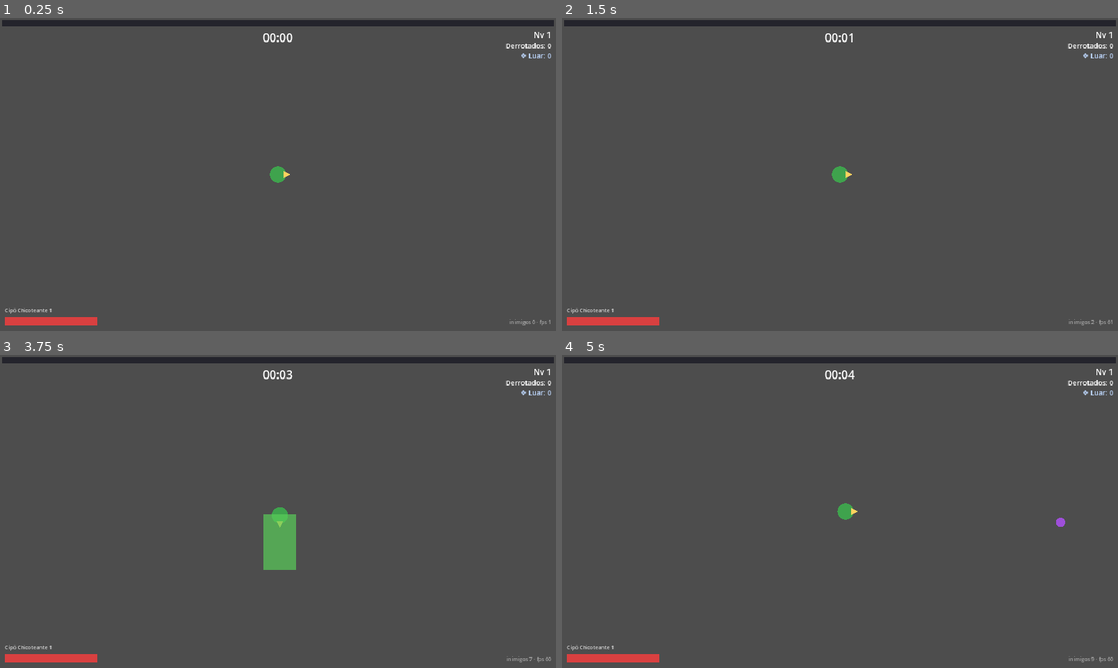
Above: before the commit, frames 1-4 (two rows, left to right).
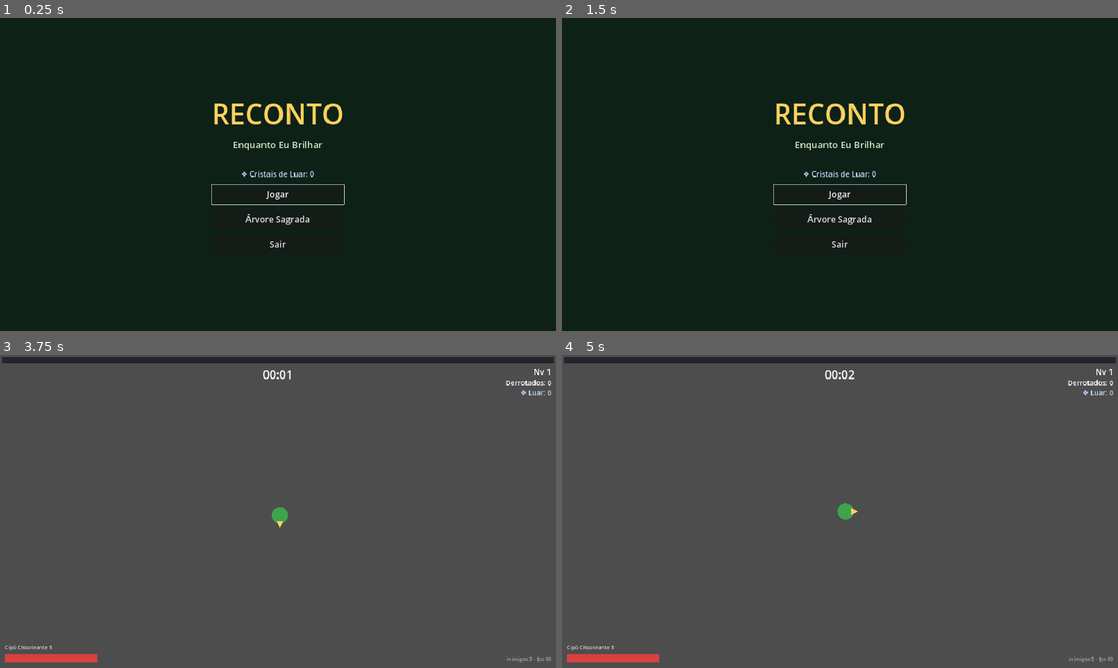
Above: after the commit, the same moments.

Repository: DevAndreNarcizo/RECONTO-While-I-Shine
Game: Godot game, scene res://scenes/Main.tscn
The game is run twice, just before and just after one commit, with the same random seed, the same clock (stepped at 60 frames per second) and the same inputs. Before the commit the project starts from res://scenes/world/World.tscn.
Inputs (mouse positions are in pixels of both pictures, inside the frame that each line leads up to):
- Up to frame 1 (0.25 s): no input
- Up to frame 2 (1.5 s): click (840, 218) at 0.5 s, where only the run after the commit has a clickable "Árvore Sagrada"; click (840, 262) at 1.25 s, where only the run after the commit has a clickable "Voltar"
- Up to frame 3 (3.75 s): click (278, 530) at 2 s, where only the run after the commit has a clickable "Jogar"; hold D (move_right) 2.78-3.53 s; tap Enter at 3.5 s; hold S (move_down) from 3.53 s (still down)
- Up to frame 4 (5 s): release S (move_down) at 4.28 s; hold D (move_right) from 4.28 s (still down)

The runs differ from the first frame. In frame 1, 98% of the frame differs, in the area x 0-100%, y 0-100%; in frame 2, 98%; in frame 3, 1.1%; in frame 4, less than 0.1%.

Commit message:
feat: meta-progressao, save e arvore sagrada
Fragmentos de Luar como drop raro (5%) pooled, Luar final da run por
desempenho (fragmentos + kills + nível, com multiplicador da árvore),
SaveManager real com escrita atômica em user://save.json (tmp+rename),
Árvore Sagrada com 7 upgrades permanentes montados da tabela de
balanceamento, menu principal e fluxo menu → run → fim → árvore.

Co-Authored-By: Claude Fable 5 <noreply@anthropic.com>

Diff:
--- a/game/data/balance.gd
+++ b/game/data/balance.gd
@@ -10,8 +10,27 @@
 const RUN_DURATION := 30.0 * 60.0
 const DEV_RUN_DURATION := 5.0 * 60.0
 
+# --- Cristais de Luar (meta) ---
+const LUAR_DROP_CHANCE := 0.05  # chance de inimigo dropar 1 fragmento
+
+## Upgrades permanentes da Árvore Sagrada. Os valores aplicados por nível
+## estão em SaveManager.apply_tree_bonuses() — manter os textos em sincronia.
+const TREE_UPGRADES := {
+	&"vida": {"name": "Raiz Funda", "desc": "+10 de Vida Máxima por nível", "max_level": 5, "base_cost": 10},
+	&"dano": {"name": "Seiva Brava", "desc": "+5% de Dano por nível", "max_level": 5, "base_cost": 15},
+	&"velocidade": {"name": "Vento nas Folhas", "desc": "+3 de Velocidade por nível", "max_level": 5, "base_cost": 12},
+	&"sorte": {"name": "Trevo da Copa", "desc": "+5% de Sorte por nível", "max_level": 5, "base_cost": 15},
+	&"magnetismo": {"name": "Chamado da Luz", "desc": "+15 de Magnetismo por nível", "max_level": 5, "base_cost": 8},
+	&"armadura": {"name": "Casca Grossa", "desc": "+1 de Armadura por nível", "max_level": 3, "base_cost": 25},
+	&"luar": {"name": "Luar Fértil", "desc": "+10% de ganho de Luar por nível", "max_level": 5, "base_cost": 20},
+}
+
 static func xp_for_level(level: int) -> float:
 	return ceilf(XP_BASE * pow(XP_GROWTH, level - 1))
 
 static func run_duration() -> float:
 	return DEV_RUN_DURATION if DEV_MODE else RUN_DURATION
+
+## Luar ganho ao fim da run: fragmentos coletados + desempenho (kills, nível).
+static func luar_for_run(run_luar: int, kills: int, level: int, luar_mult: float) -> int:
+	return int(roundf((run_luar + kills / 20.0 + level) * luar_mult))
--- a/game/project.godot
+++ b/game/project.godot
@@ -6,7 +6,7 @@
 
 config/name="RECONTO"
 config/description="RECONTO: Enquanto Eu Brilhar — bullet heaven de folclore brasileiro. Você é uma lenda defendendo a mata da Corrupção."
-run/main_scene="res://scenes/world/World.tscn"
+run/main_scene="res://scenes/Main.tscn"
 config/features=PackedStringArray("4.3")
 config/icon="res://icon.svg"
 
--- a/game/scenes/Main.tscn
+++ b/game/scenes/Main.tscn
@@ -1,4 +1,6 @@
-[gd_scene format=3]
+[gd_scene load_steps=2 format=3]
+
+[ext_resource type="Script" path="res://scripts/ui/main_menu.gd" id="1"]
 
 [node name="Main" type="Control"]
 layout_mode = 3
@@ -7,6 +9,7 @@
 anchor_bottom = 1.0
 grow_horizontal = 2
 grow_vertical = 2
+script = ExtResource("1")
 
 [node name="Background" type="ColorRect" parent="."]
 layout_mode = 1
@@ -15,16 +18,59 @@
 anchor_bottom = 1.0
 grow_horizontal = 2
 grow_vertical = 2
-color = Color(0.07, 0.2, 0.125, 1)
+color = Color(0.05, 0.13, 0.09, 1)
 
-[node name="Label" type="Label" parent="."]
+[node name="Center" type="CenterContainer" parent="."]
 layout_mode = 1
 anchors_preset = 15
 anchor_right = 1.0
 anchor_bottom = 1.0
 grow_horizontal = 2
 grow_vertical = 2
-theme_override_font_sizes/font_size = 48
-text = "RECONTO — dev build"
+
+[node name="VBox" type="VBoxContainer" parent="Center"]
+layout_mode = 2
+theme_override_constants/separation = 18
+
+[node name="Title" type="Label" parent="Center/VBox"]
+layout_mode = 2
+theme_override_colors/font_color = Color(1, 0.82, 0.37, 1)
+theme_override_font_sizes/font_size = 96
+text = "RECONTO"
 horizontal_alignment = 1
-vertical_alignment = 1
+
+[node name="Subtitle" type="Label" parent="Center/VBox"]
+layout_mode = 2
+theme_override_colors/font_color = Color(0.85, 0.9, 0.8, 1)
+theme_override_font_sizes/font_size = 32
+text = "Enquanto Eu Brilhar"
+horizontal_alignment = 1
+
+[node name="Spacer" type="Control" parent="Center/VBox"]
+custom_minimum_size = Vector2(0, 24)
+layout_mode = 2
+
+[node name="LuarLabel" type="Label" parent="Center/VBox"]
+layout_mode = 2
+theme_override_colors/font_color = Color(0.75, 0.85, 1, 1)
+theme_override_font_sizes/font_size = 26
+text = "❖ Cristais de Luar: 0"
+horizontal_alignment = 1
+
+[node name="Play" type="Button" parent="Center/VBox"]
+custom_minimum_size = Vector2(360, 68)
+layout_mode = 2
+theme_override_font_sizes/font_size = 30
+text = "Jogar"
+
+[node name="Tree" type="Button" parent="Center/VBox"]
+custom_minimum_size = Vector2(360, 68)
+layout_mode = 2
+theme_override_font_sizes/font_size = 30
+text = "Árvore Sagrada"
+
+[node name="Quit" type="Button" parent="Center/VBox"]
+custom_minimum_size = Vector2(360, 68)
+layout_mode = 2
+theme_override_font_sizes/font_size = 30
+text = "Sair"
--- /dev/null
+++ b/game/scenes/pickups/LuarShard.tscn
@@ -0,0 +1,15 @@
+[gd_scene load_steps=3 format=3]
+
+[ext_resource type="Script" path="res://scripts/pickups/luar_shard.gd" id="1"]
+
+[sub_resource type="CircleShape2D" id="1"]
+radius = 8.0
+
+[node name="LuarShard" type="Area2D"]
+collision_layer = 4
+collision_mask = 0
+monitoring = false
+script = ExtResource("1")
+
+[node name="CollisionShape2D" type="CollisionShape2D" parent="."]
+shape = SubResource("1")
--- a/game/scenes/ui/EndScreen.tscn
+++ b/game/scenes/ui/EndScreen.tscn
@@ -43,7 +43,13 @@
 horizontal_alignment = 1
 
 [node name="Restart" type="Button" parent="Dim/Center/Panel/VBox"]
-custom_minimum_size = Vector2(280, 64)
+custom_minimum_size = Vector2(320, 64)
 layout_mode = 2
 theme_override_font_sizes/font_size = 26
-text = "Voltar ao início"
+text = "Jogar de novo"
+
+[node name="TreeButton" type="Button" parent="Dim/Center/Panel/VBox"]
+custom_minimum_size = Vector2(320, 64)
+layout_mode = 2
+theme_override_font_sizes/font_size = 26
+text = "Árvore Sagrada"
--- /dev/null
+++ b/game/scenes/ui/SacredTree.tscn
@@ -0,0 +1,67 @@
+[gd_scene load_steps=2 format=3]
+
+[ext_resource type="Script" path="res://scripts/ui/sacred_tree.gd" id="1"]
+
+[node name="SacredTree" type="Control"]
+layout_mode = 3
+anchors_preset = 15
+anchor_right = 1.0
+anchor_bottom = 1.0
+grow_horizontal = 2
+grow_vertical = 2
+script = ExtResource("1")
+
+[node name="Background" type="ColorRect" parent="."]
+layout_mode = 1
+anchors_preset = 15
+anchor_right = 1.0
+anchor_bottom = 1.0
+grow_horizontal = 2
+grow_vertical = 2
+color = Color(0.06, 0.11, 0.08, 1)
+
+[node name="Center" type="CenterContainer" parent="."]
+layout_mode = 1
+anchors_preset = 15
+anchor_right = 1.0
+anchor_bottom = 1.0
+grow_horizontal = 2
+grow_vertical = 2
+
+[node name="Panel" type="PanelContainer" parent="Center"]
+layout_mode = 2
+
+[node name="VBox" type="VBoxContainer" parent="Center/Panel"]
+layout_mode = 2
+theme_override_constants/separation = 20
+
+[node name="Title" type="Label" parent="Center/Panel/VBox"]
+layout_mode = 2
+theme_override_colors/font_color = Color(1, 0.82, 0.37, 1)
+theme_override_font_sizes/font_size = 44
+text = "Árvore Sagrada"
+horizontal_alignment = 1
+
+[node name="Hint" type="Label" parent="Center/Panel/VBox"]
+layout_mode = 2
+theme_override_colors/font_color = Color(0.85, 0.9, 0.8, 0.8)
+theme_override_font_sizes/font_size = 20
+text = "Ofereça Cristais de Luar à jabuticabeira anciã para despertar poderes adormecidos."
+horizontal_alignment = 1
+
+[node name="LuarLabel" type="Label" parent="Center/Panel/VBox"]
+layout_mode = 2
+theme_override_colors/font_color = Color(0.75, 0.85, 1, 1)
+theme_override_font_sizes/font_size = 28
+text = "❖ Cristais de Luar: 0"
+horizontal_alignment = 1
+
+[node name="List" type="VBoxContainer" parent="Center/Panel/VBox"]
+layout_mode = 2
+theme_override_constants/separation = 10
+
+[node name="Back" type="Button" parent="Center/Panel/VBox"]
+custom_minimum_size = Vector2(280, 56)
+layout_mode = 2
+theme_override_font_sizes/font_size = 24
+text = "Voltar"
--- a/game/scripts/autoload/game_state.gd
+++ b/game/scripts/autoload/game_state.gd
@@ -34,10 +34,15 @@
 func add_luar(amount: int) -> void:
 	run_luar += amount
 
+var last_luar_gained := 0
+
 func end_run(victory: bool) -> void:
 	if not run_active:
 		return
 	run_active = false
+	var luar_mult := 1.0 + 0.10 * SaveManager.tree_level(&"luar")
+	last_luar_gained = Balance.luar_for_run(run_luar, kills, level, luar_mult)
+	SaveManager.add_luar(last_luar_gained)
 	EventBus.run_ended.emit(victory)
 
 func add_xp(amount: float) -> void:
--- a/game/scripts/autoload/save_manager.gd
+++ b/game/scripts/autoload/save_manager.gd
@@ -1,5 +1,80 @@
 extends Node
-## SaveManager — salvar/carregar progresso permanente (user://).
+## SaveManager — progresso permanente em user://save.json.
+## Escrita ATÔMICA (tmp + rename): fechar o jogo no meio nunca corrompe o save.
 
-# TODO(fase 2): save/load de Cristais de Luar, desbloqueios e upgrades da Árvore Sagrada.
-# Formato planejado: JSON em user://save.json com versionamento de schema.
+const SAVE_PATH := "user://save.json"
+const TMP_PATH := "user://save.json.tmp"
+const SCHEMA_VERSION := 1
+
+var luar := 0
+var tree_levels: Dictionary = {}  # String (id do upgrade) → int (nível)
+
+func _ready() -> void:
+	load_game()
+
+# --- Cristais de Luar ---
+
+func add_luar(amount: int) -> void:
+	luar += amount
+	save_game()
+
+# --- Árvore Sagrada ---
+
+func tree_level(id: StringName) -> int:
+	return int(tree_levels.get(String(id), 0))
+
+func upgrade_cost(id: StringName) -> int:
+	var info: Dictionary = Balance.TREE_UPGRADES[id]
+	return int(info["base_cost"]) * (tree_level(id) + 1)
+
+func can_buy(id: StringName) -> bool:
+	var info: Dictionary = Balance.TREE_UPGRADES[id]
+	return tree_level(id) < int(info["max_level"]) and luar >= upgrade_cost(id)
+
+func buy_upgrade(id: StringName) -> bool:
+	if not can_buy(id):
+		return false
+	luar -= upgrade_cost(id)
+	tree_levels[String(id)] = tree_level(id) + 1
+	save_game()
+	return true
+
+## Bônus permanentes no agregador de stats (textos em Balance.TREE_UPGRADES).
+func apply_tree_bonuses(stats: PlayerStats) -> void:
+	stats.max_hp += 10.0 * tree_level(&"vida")
+	stats.damage_mult += 0.05 * tree_level(&"dano")
+	stats.move_speed += 3.0 * tree_level(&"velocidade")
+	stats.luck += 0.05 * tree_level(&"sorte")
+	stats.magnetism += 15.0 * tree_level(&"magnetismo")
+	stats.armor += 1.0 * tree_level(&"armadura")
+	stats.luar_mult += 0.10 * tree_level(&"luar")
+
+# --- Persistência ---
+
+func save_game() -> void:
+	var data := {
+		"version": SCHEMA_VERSION,
+		"luar": luar,
+		"tree_levels": tree_levels,
+	}
+	var file := FileAccess.open(TMP_PATH, FileAccess.WRITE)
+	if file == null:
+		push_error("SaveManager: não consegui escrever o save (%s)" % FileAccess.get_open_error())
+		return
+	file.store_string(JSON.stringify(data, "\t"))
+	file.close()
+	DirAccess.rename_absolute(TMP_PATH, SAVE_PATH)
+
+func load_game() -> void:
+	if not FileAccess.file_exists(SAVE_PATH):
+		return
+	var parsed: Variant = JSON.parse_string(FileAccess.get_file_as_string(SAVE_PATH))
+	if typeof(parsed) != TYPE_DICTIONARY:
+		push_warning("SaveManager: save ilegível — começando do zero (o arquivo antigo foi mantido)")
+		return
+	luar = int(parsed.get("luar", 0))
+	tree_levels = {}
+	var raw_levels: Variant = parsed.get("tree_levels", {})
+	if typeof(raw_levels) == TYPE_DICTIONARY:
+		for key in raw_levels:
+			tree_levels[String(key)] = int(raw_levels[key])
--- /dev/null
+++ b/game/scripts/pickups/luar_shard.gd
@@ -0,0 +1,39 @@
+class_name LuarShard
+extends Area2D
+## Fragmento de Luar — drop raro que vira Cristal de Luar permanente no fim
+## da run. Mesmo comportamento de coleta da Semente de Luz. Pooled.
+
+const FLY_SPEED := 300.0
+const COLLECT_DISTANCE := 18.0
+
+var _pool: Node
+var _target: Node2D
+
+func setup(pool: Node, pos: Vector2) -> void:
+	_pool = pool
+	global_position = pos
+	_target = null
+	show()
+	set_deferred("monitorable", true)
+	set_physics_process(false)
+
+func magnetize(target: Node2D) -> void:
+	if _target != null:
+		return
+	_target = target
+	set_deferred("monitorable", false)
+	set_physics_process(true)
+
+func _physics_process(delta: float) -> void:
+	global_position = global_position.move_toward(_target.global_position, FLY_SPEED * delta)
+	if global_position.distance_squared_to(_target.global_position) < COLLECT_DISTANCE * COLLECT_DISTANCE:
+		GameState.add_luar(1)
+		EventBus.seed_collected.emit(global_position)
+		_pool.collect_shard(self)
+
+func _draw() -> void:
+	draw_colored_polygon(
+		PackedVector2Array([Vector2(0, -8), Vector2(6, 0), Vector2(0, 8), Vector2(-6, 0)]),
+		Color(0.72, 0.84, 1.0)
+	)
+	draw_circle(Vector2.ZERO, 2.5, Color(0.95, 0.98, 1.0))
--- a/game/scripts/pickups/pickup_pool.gd
+++ b/game/scripts/pickups/pickup_pool.gd
@@ -3,8 +3,10 @@
 ## Pool de Sementes de Luz. Escuta mortes de inimigos (EventBus) e dropa XP.
 
 const SEED_SCENE := preload("res://scenes/pickups/LightSeed.tscn")
+const SHARD_SCENE := preload("res://scenes/pickups/LuarShard.tscn")
 
 var _pool: Array[LightSeed] = []
+var _shard_pool: Array[LuarShard] = []
 
 func _ready() -> void:
 	EventBus.enemy_killed.connect(_on_enemy_killed)
@@ -13,6 +15,8 @@
 	var e := enemy as Enemy
 	if e and e.data:
 		spawn_seed(e.global_position, e.data.xp_value)
+		if randf() < Balance.LUAR_DROP_CHANCE:
+			spawn_shard(e.global_position + Vector2(10, 0))
 
 func spawn_seed(pos: Vector2, xp: int) -> void:
 	var seed_node: LightSeed
@@ -28,3 +32,18 @@
 	seed_node.set_deferred("monitorable", false)
 	seed_node.set_physics_process(false)
 	_pool.push_back(seed_node)
+
+func spawn_shard(pos: Vector2) -> void:
+	var shard: LuarShard
+	if _shard_pool.is_empty():
+		shard = SHARD_SCENE.instantiate()
+		add_child(shard)
+	else:
+		shard = _shard_pool.pop_back()
+	shard.setup(self, pos)
+
+func collect_shard(shard: LuarShard) -> void:
+	shard.hide()
+	shard.set_deferred("monitorable", false)
+	shard.set_physics_process(false)
+	_shard_pool.push_back(shard)
--- a/game/scripts/player/player.gd
+++ b/game/scripts/player/player.gd
@@ -34,7 +34,7 @@
 	stats.reset()
 	stats.move_speed += _bonus_move_speed
 	amulets.apply_to(stats)
-	# TODO(fase 2.5): aplicar bônus permanentes da Árvore Sagrada aqui.
+	SaveManager.apply_tree_bonuses(stats)  # bônus permanentes da Árvore Sagrada
 	if stats.max_hp > old_max:
 		hp += stats.max_hp - old_max  # ganhar vida máx concede a diferença
 	hp = minf(hp, stats.max_hp)
@@ -66,9 +66,9 @@
 		_check_contact_damage()
 
 func _on_magnet_area_entered(area: Area2D) -> void:
-	var seed_node := area as LightSeed
-	if seed_node:
-		seed_node.magnetize(self)
+	# Sementes de Luz e Fragmentos de Luar implementam magnetize()
+	if area.has_method("magnetize"):
+		area.magnetize(self)
 
 func _check_contact_damage() -> void:
 	var strongest := 0.0
--- a/game/scripts/ui/end_screen.gd
+++ b/game/scripts/ui/end_screen.gd
@@ -1,27 +1,38 @@
 extends CanvasLayer
 ## Tela de fim de run — vitória (Alvorada) ou derrota (a Luz se apagou).
+## Mostra o Luar ganho e leva de volta ao ciclo: jogar de novo ou Árvore Sagrada.
 
 @onready var title: Label = $Dim/Center/Panel/VBox/Title
 @onready var stats: Label = $Dim/Center/Panel/VBox/Stats
 @onready var restart: Button = $Dim/Center/Panel/VBox/Restart
+@onready var tree_button: Button = $Dim/Center/Panel/VBox/TreeButton
 
 func _ready() -> void:
 	visible = false
 	EventBus.run_ended.connect(_on_run_ended)
 	restart.pressed.connect(_on_restart)
+	tree_button.pressed.connect(_on_tree)
 
 func _on_run_ended(victory: bool) -> void:
 	get_tree().paused = true
 	visible = true
 	title.text = "A Alvorada chegou — a mata não caiu!" if victory else "A Luz se apagou..."
 	var t := int(GameState.run_time)
-	stats.text = "Tempo sobrevivido: %02d:%02d\nInimigos derrotados: %d\nNível alcançado: %d" % [
-		t / 60, t % 60, GameState.kills, GameState.level
+	stats.text = "Tempo sobrevivido: %02d:%02d\nInimigos derrotados: %d\nNível alcançado: %d\n\n❖ Cristais de Luar: +%d  (total: %d)" % [
+		t / 60, t % 60, GameState.kills, GameState.level,
+		GameState.last_luar_gained, SaveManager.luar,
 	]
+	restart.grab_focus()
 
 func _on_restart() -> void:
-	# O pool do spawner vive dentro da cena — precisa esquecer as referências
-	# antes do reload, senão apontaria para nós liberados.
+	_leave()
+	get_tree().reload_current_scene()
+
+func _on_tree() -> void:
+	_leave()
+	get_tree().change_scene_to_file("res://scenes/ui/SacredTree.tscn")
+
+func _leave() -> void:
+	# O pool do spawner vive dentro da cena — esquecer referências antes de sair.
 	EnemySpawner.reset()
 	get_tree().paused = false
-	get_tree().reload_current_scene()
--- /dev/null
+++ b/game/scripts/ui/main_menu.gd
@@ -0,0 +1,14 @@
+extends Control
+## Menu principal — Jogar, Árvore Sagrada, Sair.
+
+@onready var luar_label: Label = $Center/VBox/LuarLabel
+@onready var play: Button = $Center/VBox/Play
+@onready var tree: Button = $Center/VBox/Tree
+@onready var quit: Button = $Center/VBox/Quit
+
+func _ready() -> void:
+	luar_label.text = "❖ Cristais de Luar: %d" % SaveManager.luar
+	play.pressed.connect(func(): get_tree().change_scene_to_file("res://scenes/world/World.tscn"))
+	tree.pressed.connect(func(): get_tree().change_scene_to_file("res://scenes/ui/SacredTree.tscn"))
+	quit.pressed.connect(func(): get_tree().quit())
+	play.grab_focus()
--- /dev/null
+++ b/game/scripts/ui/sacred_tree.gd
@@ -0,0 +1,59 @@
+extends Control
+## Árvore Sagrada — a jabuticabeira anciã. Gasta Cristais de Luar em
+## upgrades PERMANENTES (Balance.TREE_UPGRADES + SaveManager).
+## As linhas são montadas em código a partir da tabela — sem UI hardcoded.
+
+@onready var luar_label: Label = $Center/Panel/VBox/LuarLabel
+@onready var list: VBoxContainer = $Center/Panel/VBox/List
+@onready var back: Button = $Center/Panel/VBox/Back
+
+var _rows: Dictionary = {}  # id → {"level": Label, "buy": Button}
+
+func _ready() -> void:
+	back.pressed.connect(func(): get_tree().change_scene_to_file("res://scenes/Main.tscn"))
+	for id in Balance.TREE_UPGRADES:
+		_add_row(id)
+	_refresh()
+
+func _add_row(id: StringName) -> void:
+	var info: Dictionary = Balance.TREE_UPGRADES[id]
+	var row := HBoxContainer.new()
+	row.add_theme_constant_override("separation", 16)
+
+	var name_label := Label.new()
+	name_label.text = "%s — %s" % [info["name"], info["desc"]]
+	name_label.custom_minimum_size = Vector2(620, 0)
+	name_label.add_theme_font_size_override("font_size", 22)
+	row.add_child(name_label)
+
+	var level_label := Label.new()
+	level_label.custom_minimum_size = Vector2(110, 0)
+	level_label.add_theme_font_size_override("font_size", 22)
+	row.add_child(level_label)
+
+	var buy := Button.new()
+	buy.custom_minimum_size = Vector2(160, 48)
+	buy.add_theme_font_size_override("font_size", 22)
+	buy.pressed.connect(_buy.bind(id))
+	row.add_child(buy)
+
+	list.add_child(row)
+	_rows[id] = {"level": level_label, "buy": buy}
+
+func _buy(id: StringName) -> void:
+	if SaveManager.buy_upgrade(id):
+		_refresh()
+
+func _refresh() -> void:
+	luar_label.text = "❖ Cristais de Luar: %d" % SaveManager.luar
+	for id in _rows:
+		var info: Dictionary = Balance.TREE_UPGRADES[id]
+		var lv := SaveManager.tree_level(id)
+		(_rows[id]["level"] as Label).text = "Nv %d/%d" % [lv, info["max_level"]]
+		var buy := _rows[id]["buy"] as Button
+		if lv >= int(info["max_level"]):
+			buy.text = "MÁXIMO"
+			buy.disabled = true
+		else:
+			buy.text = "%d ❖" % SaveManager.upgrade_cost(id)
+			buy.disabled = not SaveManager.can_buy(id)
